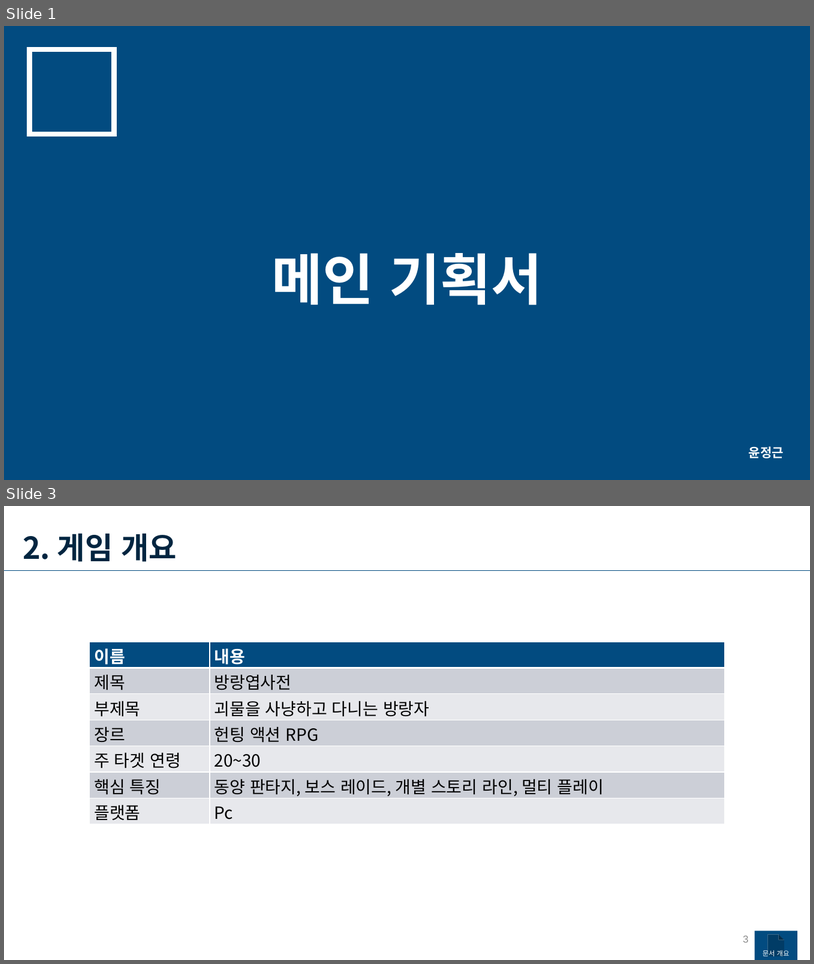
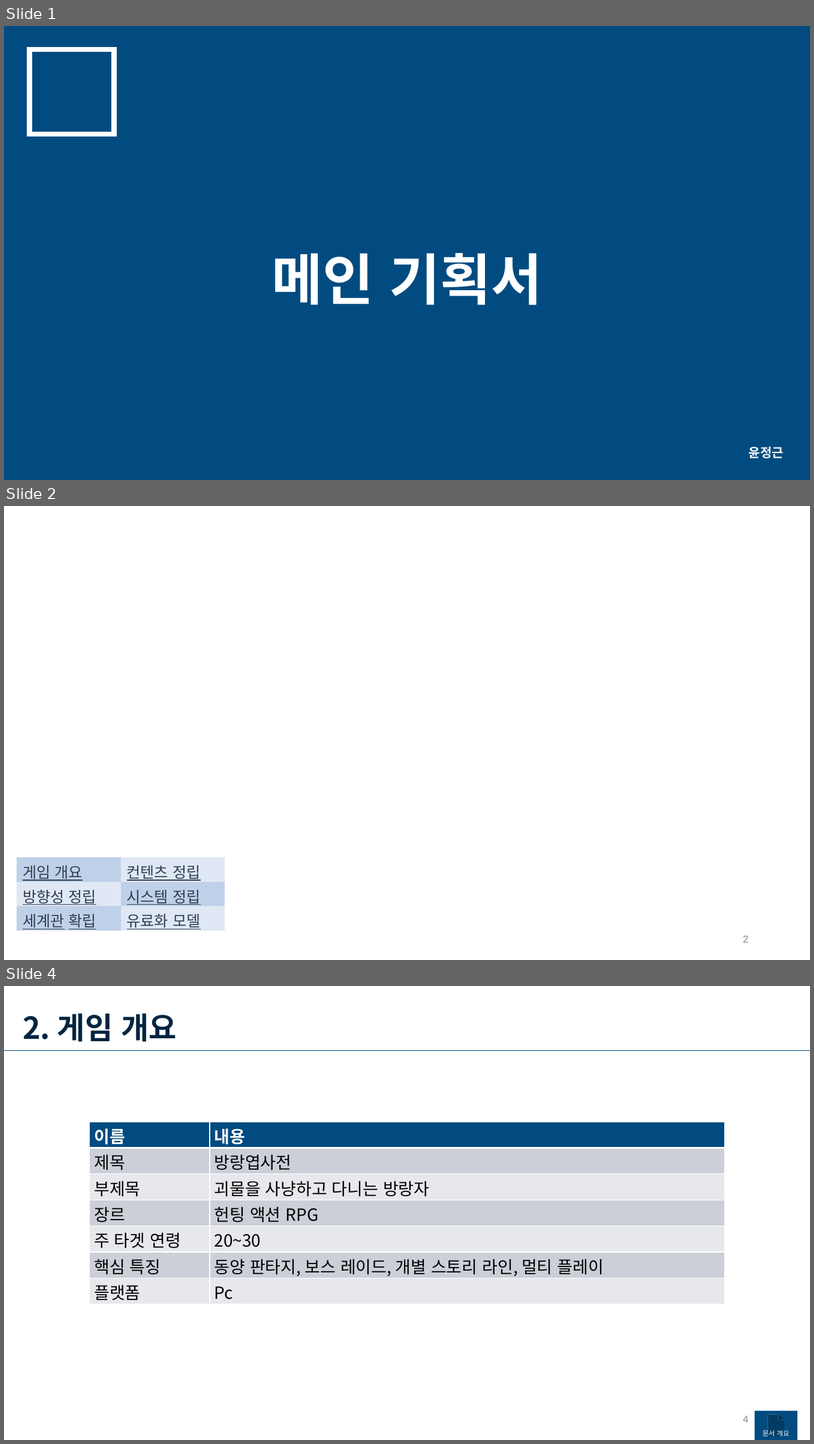
Before and after one commit to yjk0401/unityenginebasic_9th, a slide deck: 기획/메인 기획서.pptx. Shown one above the other, each under a label of ours: slides 1 and 3 before the commit, slides 1, 2 and 4 after it; the slides between them are not shown. The pictures are 814x964 and 814x1444 pixels, drawn with LibreOffice and Linux fonts; fonts in the diff are those of the drawing. Boxes give left, top, right and bottom in pixels: in the first picture for what was removed or moved away, otherwise in the second. Text is boxed around its words. In the diff, an @@ line names an element or a change of style, - is before the commit and + after.

```diff
--- a/기획/메인 기획서.pptx
+++ b/기획/메인 기획서.pptx
@@ slide 2 added at (4, 506, 810, 960), background #FFFFFF @@
@@ table added at (17, 857, 225, 931), 3 rows, 2 columns @@
+게임 개요 | 컨텐츠 정립
+방향성 정립 | 시스템 정립
+세계관 확립 | 유료화 모델
@@ page number added at (743, 935, 749, 942), 12 pt, text #8C8C8C @@
+2
@@ what was slide 3 is now slide 4 @@
@@ page number at (743, 1415, 749, 1422): text changed @@
-3
+4
```
Also in this commit, not shown: 5 slides changed, 1 other slide added, 1 slide removed, 1 other file.
